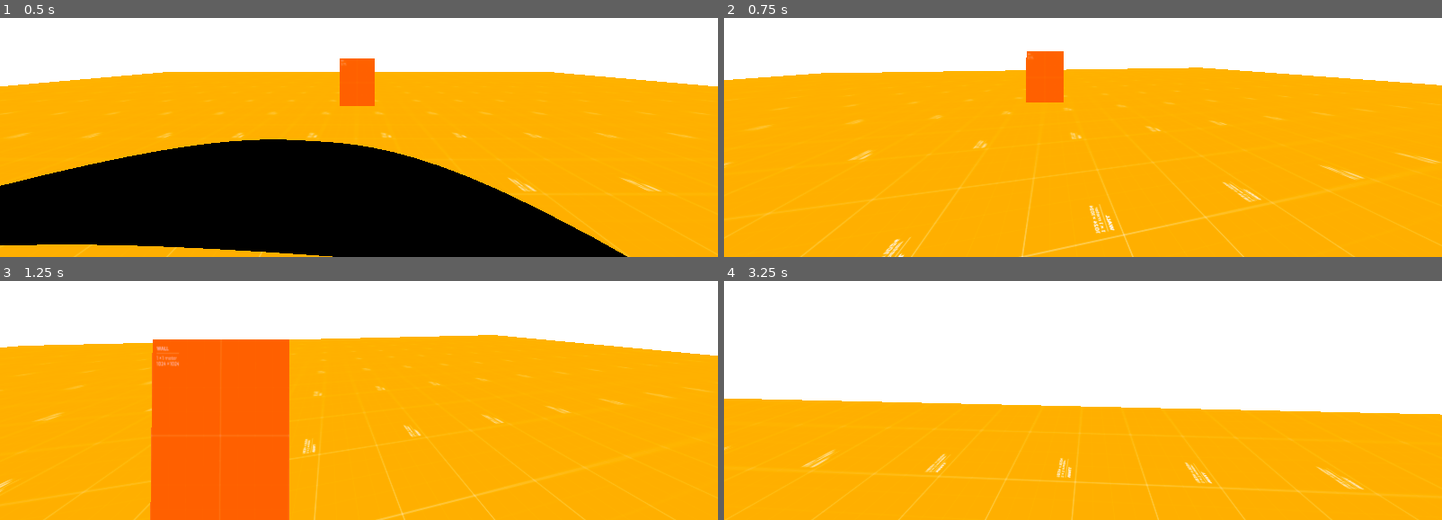
Above: before the commit, frames 1-4 (two rows, left to right).
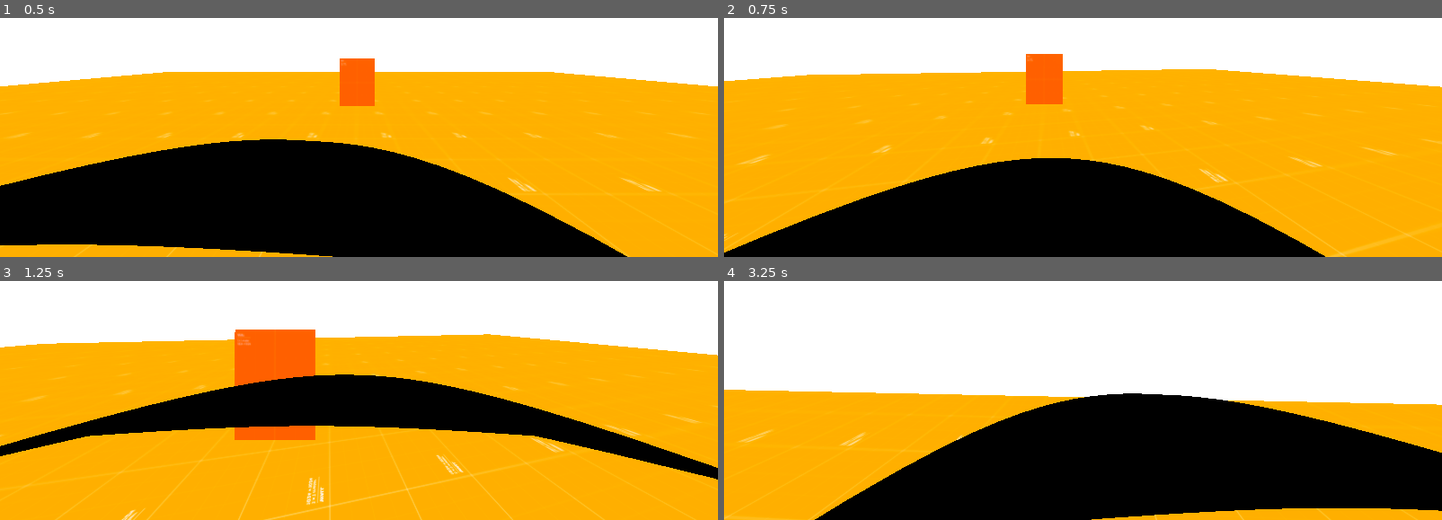
Above: after the commit, the same moments.

Repository: Studio-Algor/Project-Cursed
Game: Godot game, scene res://scenes/Main.tscn
Two runs of this game, one before a commit and one after it. Both use one fixed random seed, a clock stepped at 60 frames per second and the inputs below.
Inputs (mouse positions are in pixels of both pictures, inside the frame that each line leads up to):
- Up to frame 1 (0.5 s): no input
- Up to frame 2 (0.75 s): tap Enter (ui_accept) at 0.5 s; move the mouse to (1118, 53) at 0.52 s; hold Up (ui_up) from 0.53 s (still down); hold Shift (ui_shift) from 0.53 s (still down)
- Up to frame 3 (1.25 s): keep holding Up (ui_up); keep holding Shift (ui_shift); tap Enter (ui_accept) at 0.77 s
- Up to frame 4 (3.25 s): keep holding Up (ui_up); move the mouse to (1047, 319) at 1.27 s; release Shift (ui_shift) at 1.28 s; tap Shift (ui_shift) at 1.35, 2.85 s; tap Enter (ui_accept) at 1.52, 3.02 s; move the mouse to (1097, 312) at 2.02 s; hold Shift (ui_shift) 2.03-2.78 s; move the mouse to (1075, 324) at 2.77 s

Frame 1 is identical in both runs. In frame 2, 24% of the frame differs, in the area x 0-100%, y 13-100%; in frame 3, 26%; in frame 4, 35%, in the area x 0-100%, y 45-100%.

Commit message:
Changed Movement to be Velocity Based

Diff:
--- a/scripts/Player.gd
+++ b/scripts/Player.gd
@@ -1,15 +1,18 @@
 extends CharacterBody3D
-
-# Consts
-const WALK_SPEED = 5.0
-const SPRINT_SPEED = 10.0
-var speed
 
 const SENSITIVITY = 0.003
 
+# Speed
+const WALK_SPEED = 5.0
+const SPRINT_SPEED = 10.0
+const SPEED_FACTOR = 1
+const INERTIA_GROUND_MOVING = 7
+const INERTIA_GROUND_STOPPING = 15
+var max_speed
+
 # Sliding & Jumping
 const JUMP_VELOCITY = 4.5
-const INERTIA_FACTOR = 3
+const INERTIA_FALLING = 3
 const SLIDE_FACTOR = 5
 
 # Head bobbing
@@ -46,9 +49,9 @@
 
 	# Handle Sprint.
 	if Input.is_action_pressed("ui_shift"):
-		speed = SPRINT_SPEED
+		max_speed = SPRINT_SPEED
 	else:
-		speed = WALK_SPEED
+		max_speed = WALK_SPEED
 
 	# Get the input direction and handle the movement/deceleration.
 	# As good practice, you should replace UI actions with custom gameplay actions.
@@ -56,14 +59,12 @@
 	var direction := (head.transform.basis * Vector3(input_dir.x, 0, input_dir.y)).normalized()
 	if is_on_floor():
 		if direction:
-			velocity.x = direction.x * speed
-			velocity.z = direction.z * speed
+			velocity = lerp(velocity, direction * max_speed, delta * INERTIA_GROUND_MOVING)
 		else:
-			velocity.x = move_toward(velocity.x, 0, speed)
-			velocity.z = move_toward(velocity.z, 0, speed)
+			velocity = lerp(velocity, Vector3.ZERO, delta * INERTIA_GROUND_STOPPING)
 	else:
 		# Falling
-		velocity = lerp(velocity, direction * speed, delta * INERTIA_FACTOR)
+		velocity = lerp(velocity, direction * max_speed, delta * INERTIA_FALLING)
 
 	# Head Bobbing
 	t_bob += delta * velocity.length() * float(is_on_floor())
